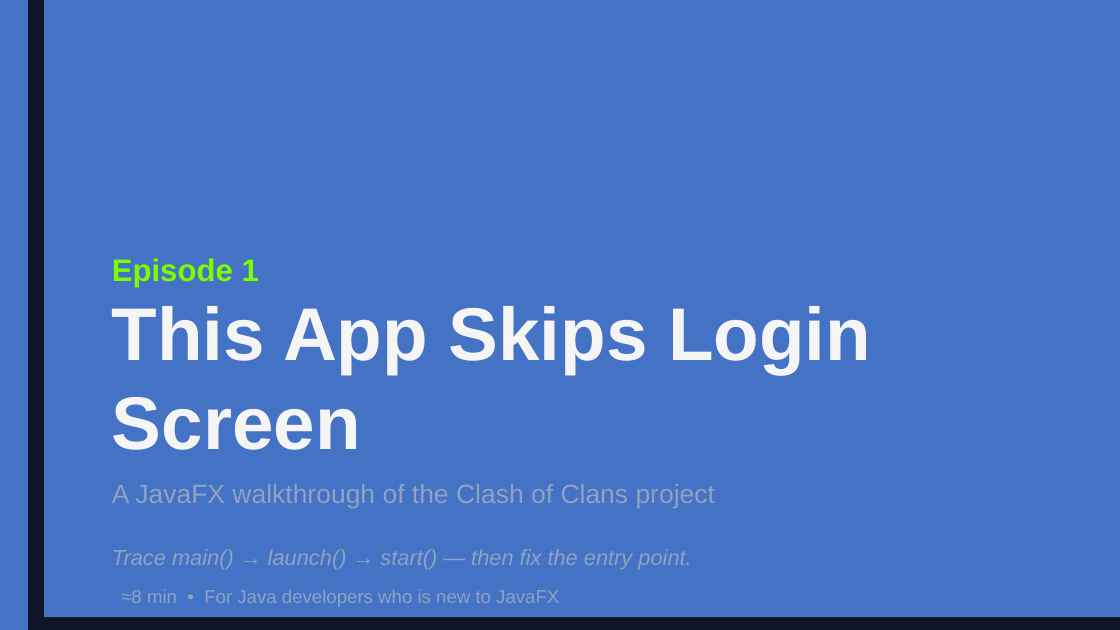
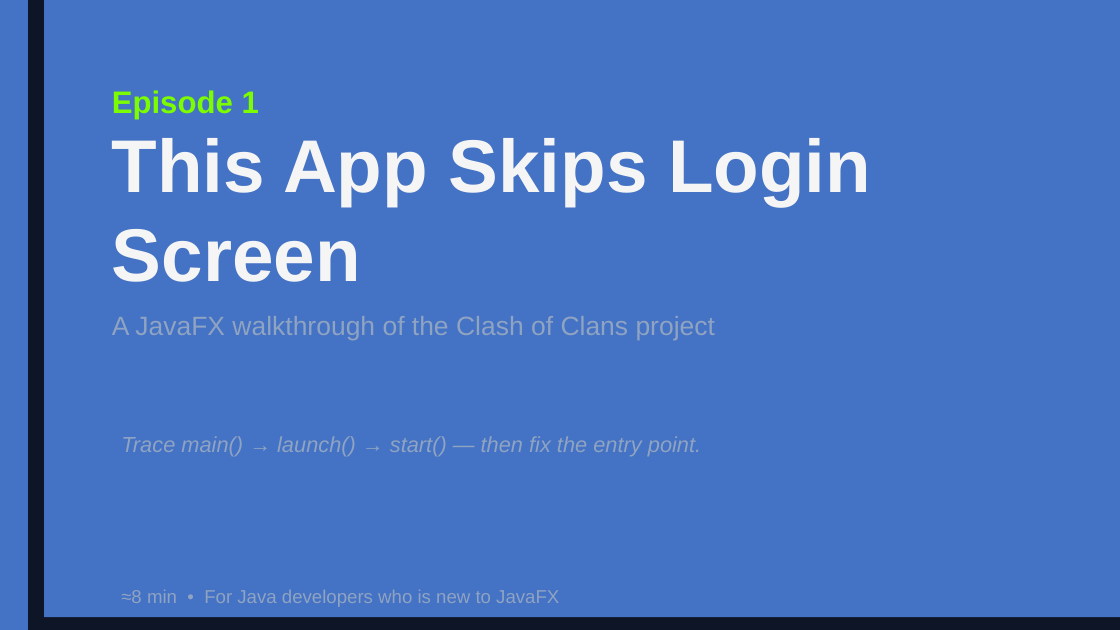
Before and after one commit to sPyOpenSource/applications, a slide deck: slide 1 of COC/docs/Ep1-This-App-Skips-Login-Screen.odp. Drawn at 1120x630 pixels with LibreOffice and Linux fonts; fonts in the diff are those of the drawing. Boxes give left, top, right and bottom in pixels: in the first picture for what was removed or moved away, otherwise in the second. Text is boxed around its words. In the diff, an @@ line names an element or a change of style, - is before the commit and + after.

```diff
--- a/COC/docs/Ep1-This-App-Skips-Login-Screen.odp
+++ b/COC/docs/Ep1-This-App-Skips-Login-Screen.odp
@@ 3 texts: place and size @@
-3 texts at bbox=[112, 258, 871, 508]
+3 texts at bbox=[112, 90, 871, 340]
@@ text "Trace main() → launch() → ...": place and size @@
-text "Trace main() → launch() → ..." at bbox=[112, 549, 691, 569]
+text "Trace main() → launch() → ..." at bbox=[121, 436, 701, 456]
```
Also in this commit, not shown: 2 other slides changed, 1 other file.
